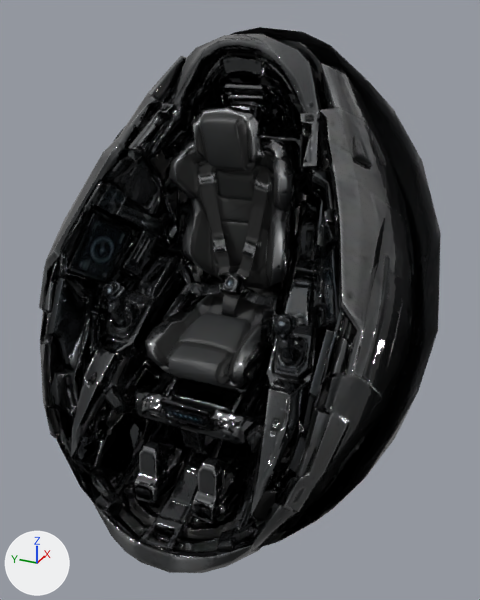
What one commit did to the glTF model LSS/ships/edit/cockpit4_lab.glb.
The view is the same before and after, from a 50 mm lens placed at (-2.26, -1.02, 1.06), pointed at (-0.02, -0.02, -0.06). The lights are fixed; the arrows at lower left show +X, +Y and +Z. The older version comes first. Vertices at exactly the same position are counted once.

The scene before the commit, as lines of its bpy script (objects in view):
```python
me_cockpit4_game_cockpit = bpy.data.meshes.new('cockpit4_game_cockpit')
me_cockpit4_game_cockpit.from_pydata(...)  # 4713 vertices, 10094 faces; spans x -0.75..0.75, y -0.81..0.8, z -0.94..0.95
me_cockpit4_game_cockpit.materials.append(mat_bakedmaterial)
ob_cockpit4_game_cockpit = bpy.data.objects.new('cockpit4_game_cockpit', me_cockpit4_game_cockpit)
ob_cockpit4_game_cockpit.location = (0.0, 0.0, 0.0)
```
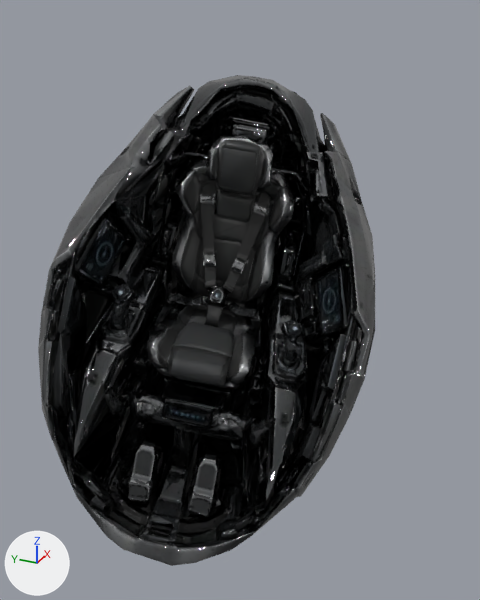
What differs and where, as boxes (x1, y1, x2, y2) in the pictures (480 x 600 px):
'cockpit4_game_cockpit', reshaped, moved, turned
    before: (39, 27, 441, 573)
    after: (38, 75, 375, 566)
part 1 of me_cockpit4_game_cockpit, cut back
    before: (40, 27, 441, 573)
    after: (38, 86, 335, 452)

Patch to the scene script:
```diff
--- a/LSS/ships/edit/cockpit4_lab.glb.py
+++ b/LSS/ships/edit/cockpit4_lab.glb.py
@@ me_cockpit4_game_cockpit @@
 # used by ob_cockpit4_game_cockpit; location = (0.0, 0.0, 0.0)
-me_cockpit4_game_cockpit.from_pydata(...)  # 4713 vertices, 10094 faces; spans x -0.75..0.75, y -0.81..0.8, z -0.94..0.95
+me_cockpit4_game_cockpit.from_pydata(...)  # 3213 vertices, 6827 faces; spans x -0.75..0.28, y -0.65..0.65, z -0.83..0.94
+# me_cockpit4_game_cockpit part 1: 16 vertices moved from x -0.45..0.02, y -0.16..0.54, z -0.39..0.34 to x -0.46..-0.01, y -0.16..0.55, z -0.39..0.4; 1574 vertices removed from x -0.74..0.75, y -0.81..0.8, z -0.94..0.95; 74 vertices added at x -0.67..0.18, y -0.3..0.64, z -0.56..0.84
 me_cockpit4_game_cockpit.materials.append(mat_bakedmaterial)
@@ ob_cockpit4_game_cockpit @@
 ob_cockpit4_game_cockpit = bpy.data.objects.new('cockpit4_game_cockpit', me_cockpit4_game_cockpit)
-ob_cockpit4_game_cockpit.location = (0.0, 0.0, 0.0)
+ob_cockpit4_game_cockpit.location = (0.15, 0.165, -0.151)
+ob_cockpit4_game_cockpit.rotation_euler = (0.17, 0.123, 0.319)  # degrees (10, 7, 18)
```
